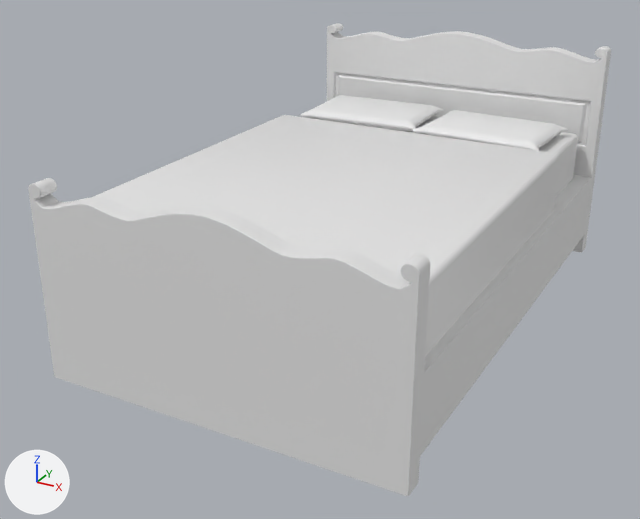
Before and after pictures for a commit that changed the FBX model Assets/Art/Environment/New Case/Bed.fbx.
Before and after are seen from a 50 mm camera at (2.51, -6.89, 2.86) aimed at (-0.16, -2.04, 0.43). The lights are fixed; the arrows at lower left show +X, +Y and +Z. The older version comes first. Where no turn or scale is listed for an object, it has been applied to the vertices. Vertices at exactly the same position are counted once.

In view in the first picture: 'Colchón'.
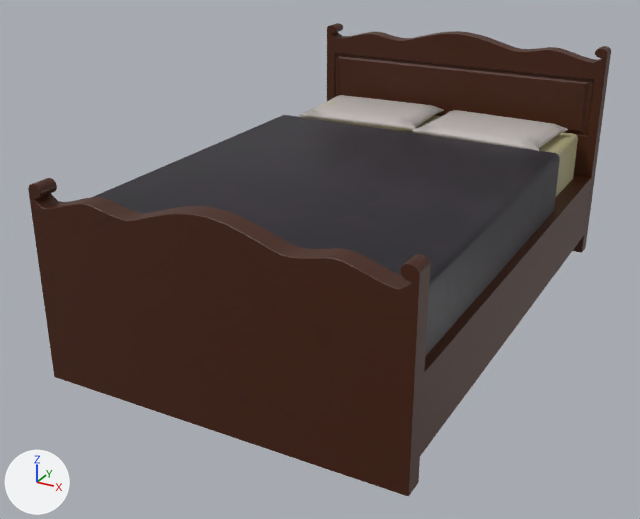
The change, as a diff of the scene's bpy script:
```diff
--- a/Assets/Art/Environment/New Case/Bed.fbx.py
+++ b/Assets/Art/Environment/New Case/Bed.fbx.py
@@ img_bed_png @@
+img_bed_png = load_image('Bed.png', 'Bed.png', 2048, 2048, 'sRGB')
@@ mat_m_bed @@
+mat_m_bed = principled_material('M_Bed')
+mat_m_bed.texture = img_bed_png
@@ me_cube_033 @@
 # used by ob_colchón; location = (0.0, -1.336, 1.185)
-me_cube_033.from_pydata(...)  # 1890 vertices, 1755 faces; spans x -1.18..1.18, y -2.22..1.4, z -1.17..0.48
+me_cube_033.from_pydata(...)  # 1658 vertices, 1539 faces; spans x -1.18..1.18, y -2.22..1.4, z -1.17..0.48
+# me_cube_033 part 1: 102 vertices moved from x -1.18..1.18, y 1.27..1.4, z -0.34..0.12 to x -1.18..1.18, y 1.27..1.4, z -0.27..0.29; 147 vertices removed from x -1.18..1.18, y 1.27..1.4, z -0.34..0.48; 28 vertices added at x -1.18..1.18, y 1.27..1.4, z -0.27..0.29
+# me_cube_033 part 2: 113 vertices removed from x -1.18..1.18, y -2.22..-2.1, z -0.34..0.1
+# me_cube_033 part 3: 1280 faces spanning x -1.18..1.18, y -2.22..1.4, z -1.17..0.48 switch from no material to mat_m_bed (picture img_bed_png)
```

Changed parts and their boxes (x1, y1, x2, y2) in the pictures (640 x 519 px; the box of a moved part takes in the faces that stretch with it):
part 1 of me_cube_033, moved or reshaped
    before: (327, 23, 611, 253)
    after: (327, 34, 610, 253)
part 2 of me_cube_033, deleted
    before: (31, 178, 430, 351)
part 3 of me_cube_033, recoloured (darker)
    both: (28, 25, 608, 496)
